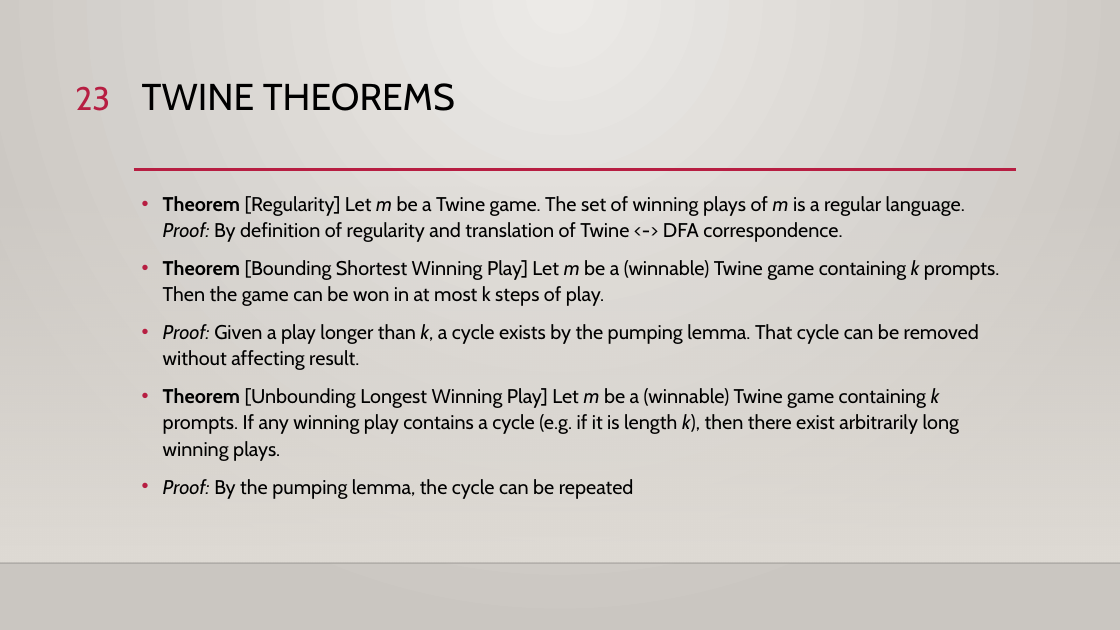
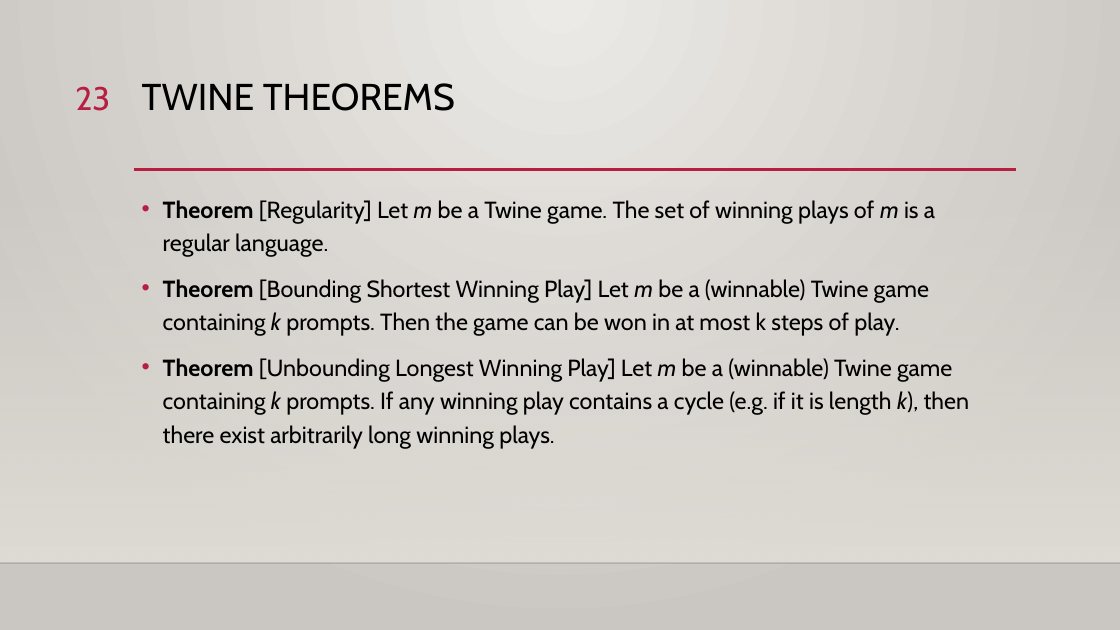
Before and after one commit to rbohrer/pl-course, a slide deck: slide 23 of hcpl/tfpie24.pptx. Drawn at 1120x630 pixels with LibreOffice and Linux fonts; fonts in the diff are those of the drawing; background and template pictures are left out. Boxes give left, top, right and bottom in pixels: in the first picture for what was removed or moved away, otherwise in the second. Text is boxed around its words. In the diff, an @@ line names an element or a change of style, - is before the commit and + after.

```diff
--- a/hcpl/tfpie24.pptx
+++ b/hcpl/tfpie24.pptx
@@ text at [163, 200, 935, 257]: text changed; size 17 to 20 pt @@
-• Theorem [Regularity] Let m be a Twine game. The set of winning plays of m is a regular language.
-  Proof: By definition of regularity and translation of Twine <-> DFA correspondence.
+• Theorem [Regularity] Let m be a Twine game. The set of winning plays of m is a regular language.
@@ text at [163, 279, 970, 449]: size 17 to 20 pt in "Theorem [Bounding Shortest Winning Play] Let m ...", "Theorem [Unbounding Longest Winning Play] Let m ..."; line spacing 1.1 to 1.2 @@
@@ text at [163, 324, 979, 370]: paragraph removed @@
-• Proof: Given a play longer than k, a cycle exists by the pumping lemma. That cycle can be removed without affecting result.
@@ text at [163, 479, 634, 499]: paragraph removed @@
-• Proof: By the pumping lemma, the cycle can be repeated
```
Also in this commit, not shown: 6 other slides changed.
